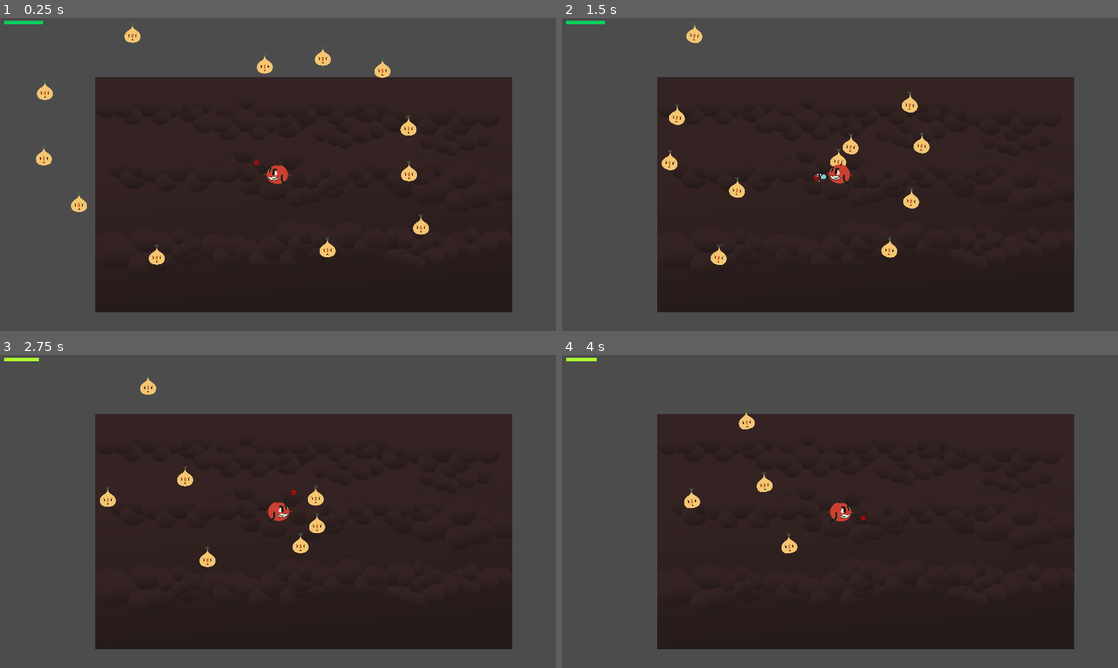
Above: before the commit, frames 1-4 (two rows, left to right).
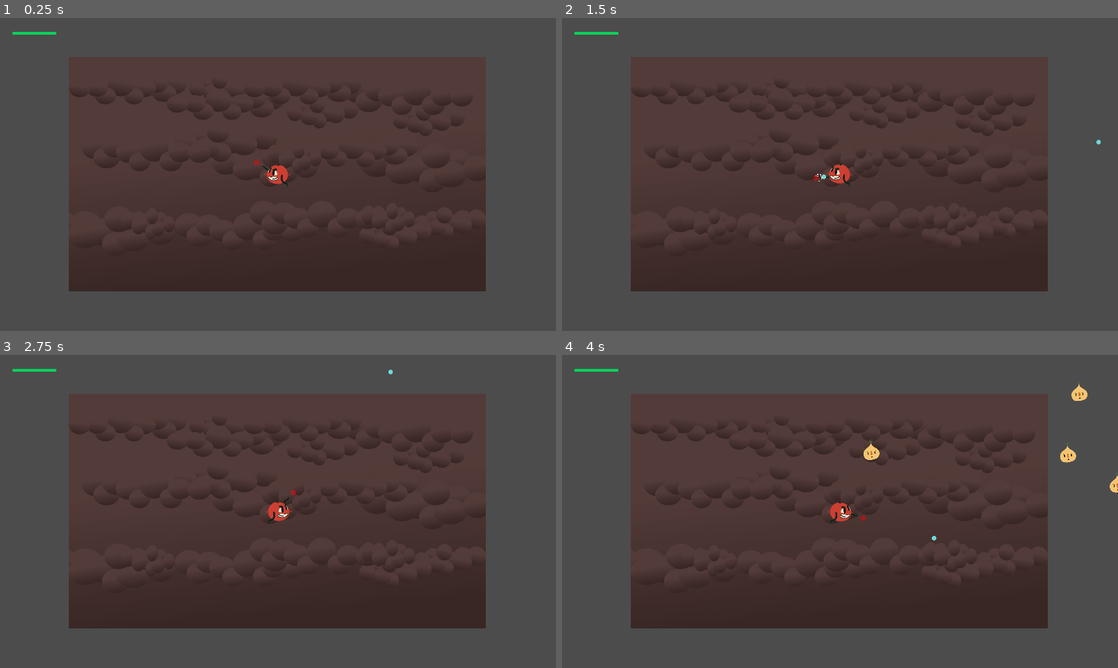
Above: after the commit, the same moments.

Repository: JRo-Robros/BrootalBeetdown
Game: Godot game, scene res://Main.tscn
Two runs of this game, one before a commit and one after it. Both use one fixed random seed, a clock stepped at 60 frames per second and the inputs below.
Inputs (mouse positions are in pixels of both pictures, inside the frame that each line leads up to):
- Up to frame 1 (0.25 s): no input
- Up to frame 2 (1.5 s): move the mouse to (962, 158) at 0.52 s; click (962, 158) at 0.67 s; move the mouse to (728, 190) at 1.27 s; click (728, 190) at 1.42 s
- Up to frame 3 (2.75 s): move the mouse to (333, 442) at 2.02 s; click (333, 442) at 2.17 s
- Up to frame 4 (4 s): move the mouse to (812, 574) at 2.77 s; click (812, 574) at 2.92 s; move the mouse to (1006, 558) at 3.52 s; click (1006, 558) at 3.67 s

The runs differ from the first frame. In frame 1, 35% of the frame differs, in the area x 0-93%, y 0-94%; in frame 2, 34%; in frame 3, 34%; in frame 4, 34%.

Commit message:
waves work

Diff:
--- /dev/null
+++ b/Main.gd
@@ -0,0 +1,10 @@
+extends Node2D
+
+
+func _ready():
+	$WaveSpawner.connect('wave_finished', self, "next_phase")
+
+
+func next_phase():
+	print('next phase')
+	$WaveSpawner.start_wave()
--- a/Main.tscn
+++ b/Main.tscn
@@ -1,12 +1,26 @@
-[gd_scene load_steps=6 format=2]
+[gd_scene load_steps=11 format=2]
 
+[ext_resource path="res://WaveSpawner.tscn" type="PackedScene" id=1]
 [ext_resource path="res://Tom.tscn" type="PackedScene" id=2]
 [ext_resource path="res://GraphicalAssets/dirt.png" type="Texture" id=3]
-[ext_resource path="res://Enemy 1.tscn" type="PackedScene" id=5]
+[ext_resource path="res://Main.gd" type="Script" id=4]
 [ext_resource path="res://PlayerHealth.gd" type="Script" id=6]
 [ext_resource path="res://Music/Level/Level Theme.mp3" type="AudioStream" id=7]
 
+[sub_resource type="RectangleShape2D" id=1]
+extents = Vector2( 960, 10 )
+
+[sub_resource type="DynamicFontData" id=2]
+
+[sub_resource type="DynamicFont" id=3]
+size = 30
+font_data = SubResource( 2 )
+
+[sub_resource type="Theme" id=4]
+default_font = SubResource( 3 )
+
 [node name="Main" type="Node2D"]
+script = ExtResource( 4 )
 
 [node name="Music" type="AudioStreamPlayer" parent="."]
 stream = ExtResource( 7 )
@@ -14,11 +28,11 @@
 autoplay = true
 
 [node name="TextureRect" type="TextureRect" parent="."]
-modulate = Color( 0.901961, 0.690196, 0.690196, 1 )
-self_modulate = Color( 0.509804, 0.47451, 0.47451, 0.686275 )
+self_modulate = Color( 1, 1, 1, 0.588235 )
 anchor_right = 1.0
 anchor_bottom = 1.0
-margin_right = 1920.0
+margin_left = -960.0
+margin_right = 960.0
 margin_bottom = 1080.0
 texture = ExtResource( 3 )
 expand = true
@@ -26,7 +40,7 @@
 [node name="YSort" type="YSort" parent="."]
 
 [node name="Tom" parent="YSort" instance=ExtResource( 2 )]
-position = Vector2( 840, 447 )
+position = Vector2( 2, 541 )
 
 [node name="Camera2D" type="Camera2D" parent="YSort/Tom"]
 current = true
@@ -35,48 +49,58 @@
 drag_margin_left = 0.4
 drag_margin_top = 0.4
 
-[node name="Enemy 1" parent="YSort" instance=ExtResource( 5 )]
-position = Vector2( -136, 595 )
+[node name="WaveSpawner" parent="." instance=ExtResource( 1 )]
+position = Vector2( -960, 0 )
 
-[node name="Enemy 2" parent="YSort" instance=ExtResource( 5 )]
-position = Vector2( -298, 367 )
+[node name="Fence" type="StaticBody2D" parent="."]
 
-[node name="Enemy 3" parent="YSort" instance=ExtResource( 5 )]
-position = Vector2( -282, 53 )
+[node name="CollisionShape2D" type="CollisionShape2D" parent="Fence"]
+shape = SubResource( 1 )
 
-[node name="Enemy 4" parent="YSort" instance=ExtResource( 5 )]
-position = Vector2( 170, -193 )
+[node name="Fence2" type="StaticBody2D" parent="."]
+position = Vector2( 0, 1080 )
 
-[node name="Enemy 5" parent="YSort" instance=ExtResource( 5 )]
-position = Vector2( 772, -111 )
+[node name="CollisionShape2D" type="CollisionShape2D" parent="Fence2"]
+shape = SubResource( 1 )
 
-[node name="Enemy 6" parent="YSort" instance=ExtResource( 5 )]
-position = Vector2( 1068, -143 )
+[node name="Fence3" type="StaticBody2D" parent="."]
+position = Vector2( -960, 540 )
+rotation = 1.5708
 
-[node name="Enemy 7" parent="YSort" instance=ExtResource( 5 )]
-position = Vector2( 1358, -69 )
+[node name="CollisionShape2D" type="CollisionShape2D" parent="Fence3"]
+shape = SubResource( 1 )
 
-[node name="Enemy 8" parent="YSort" instance=ExtResource( 5 )]
-position = Vector2( 1492, 217 )
+[node name="Fence4" type="StaticBody2D" parent="."]
+position = Vector2( 960, 540 )
+rotation = 1.5708
 
-[node name="Enemy 9" parent="YSort" instance=ExtResource( 5 )]
-position = Vector2( 1492, 444 )
-
-[node name="Enemy 10" parent="YSort" instance=ExtResource( 5 )]
-position = Vector2( 1548, 708 )
-
-[node name="Enemy 11" parent="YSort" instance=ExtResource( 5 )]
-position = Vector2( 1068, 794 )
-
-[node name="Enemy 12" parent="YSort" instance=ExtResource( 5 )]
-position = Vector2( 282, 828 )
+[node name="CollisionShape2D" type="CollisionShape2D" parent="Fence4"]
+shape = SubResource( 1 )
 
 [node name="CanvasLayer" type="CanvasLayer" parent="."]
 
 [node name="PlayerHealth" type="ColorRect" parent="CanvasLayer"]
 modulate = Color( 0.0392157, 0.819608, 0.360784, 1 )
-margin_left = 18.0
-margin_top = 14.0
-margin_right = 200.0
-margin_bottom = 28.0
+margin_left = 59.0
+margin_top = 64.0
+margin_right = 259.0
+margin_bottom = 78.0
+grow_horizontal = 2
 script = ExtResource( 6 )
+
+[node name="CenterContainer" type="CenterContainer" parent="CanvasLayer"]
+anchor_left = 0.5
+anchor_right = 0.5
+margin_left = -58.5
+margin_right = 58.5
+margin_bottom = 720.0
+theme = SubResource( 4 )
+
+[node name="Label" type="Label" parent="CanvasLayer/CenterContainer"]
+margin_left = 50.0
+margin_top = 359.0
+margin_right = 67.0
+margin_bottom = 361.0
+size_flags_horizontal = 4
+size_flags_vertical = 12
+text = "WAVE STARTS IN..."
--- a/Tom.gd
+++ b/Tom.gd
@@ -35,7 +35,7 @@
 func _input(event):
 	if event is InputEventMouseButton:
 		if event.button_index == BUTTON_RIGHT and event.pressed:
-			vine_target = event.position
+			vine_target = get_global_mouse_position()
 			vine_text.rect_size.x = abs(position.distance_to(vine_target)) * 0.8
 			state = STATE.VINE_IN_MOTION
 			play_vine_sound()
@@ -85,6 +85,7 @@
 				vine_text.rect_size.x = abs(position.distance_to(tom_target))
 				if collision:
 					play_lock_sound()
+					vine_text.rect_size.x = 10
 					state = STATE.ROOTED
 
 		STATE.ROOTED:
--- /dev/null
+++ b/WaveSpawner.gd
@@ -0,0 +1,70 @@
+extends Node2D
+
+signal wave_finished
+enum STATE {GET_READY, ACTIVE, COUNTDOWN, COOLDOWN}
+
+export var spawn_amount = 4
+export var spawn_time = 2.0
+export var wave_time = 20
+
+var state = STATE.GET_READY
+var enemy = preload("res://Enemy 1.tscn")
+var rand = RandomNumberGenerator.new()
+onready var wave_timer = $Timer
+onready var rect_size = get_viewport_rect().size
+
+
+func _ready():
+	rand.randomize()
+	start_wave()
+
+
+func start_wave(_sp_amt = 4, _sp_time = 2.0, _wv_time = 20):
+	spawn_amount = _sp_amt
+	spawn_time = _sp_time
+	wave_time = _wv_time
+	state = STATE.GET_READY
+	wave_timer.start(3)
+
+func _on_Timer_timeout():
+	match state:
+		STATE.GET_READY:
+			print('to active')
+			state = STATE.ACTIVE
+			_on_SpawnTimer_timeout()
+			wave_timer.start(wave_time)
+		STATE.ACTIVE:
+			print('to countdown')
+			state = STATE.COUNTDOWN
+			wave_timer.start(10)
+		STATE.COUNTDOWN:
+			print('to_cooldown')
+			state = STATE.COOLDOWN
+			wave_timer.start(5)
+		STATE.COOLDOWN:
+			emit_signal('wave_finished')
+
+
+func _on_SpawnTimer_timeout():
+	if state == STATE.COOLDOWN:
+		return
+	var enemies_node = get_parent().get_node('YSort')
+	for i in spawn_amount:
+		var e = enemy.instance()
+		var n = rand.randf()
+		e.position = rect_size
+		match rand.randi_range(1,4):
+			1:
+				e.position.y = e.position.y * n
+			2:
+				e.position.y = e.position.y * n
+				e.position.x = 0
+			3:
+				e.position.x = e.position.x * n
+			4:
+				e.position.x = e.position.x * n
+				e.position.y = 0
+		e.position.x -= rect_size.x / 2
+		enemies_node.add_child(e)
+	if state == STATE.ACTIVE or state == STATE.COUNTDOWN:
+		$SpawnTimer.start(spawn_time)
--- /dev/null
+++ b/WaveSpawner.tscn
@@ -0,0 +1,13 @@
+[gd_scene load_steps=2 format=2]
+
+[ext_resource path="res://WaveSpawner.gd" type="Script" id=1]
+
+[node name="WaveSpawner" type="Node2D"]
+script = ExtResource( 1 )
+
+[node name="Timer" type="Timer" parent="."]
+
+[node name="SpawnTimer" type="Timer" parent="."]
+
+[connection signal="timeout" from="Timer" to="." method="_on_Timer_timeout"]
+[connection signal="timeout" from="SpawnTimer" to="." method="_on_SpawnTimer_timeout"]
--- a/project.godot
+++ b/project.godot
@@ -30,6 +30,7 @@
 
 window=false
 render=false
+theme=false
 
 [gui]
 
